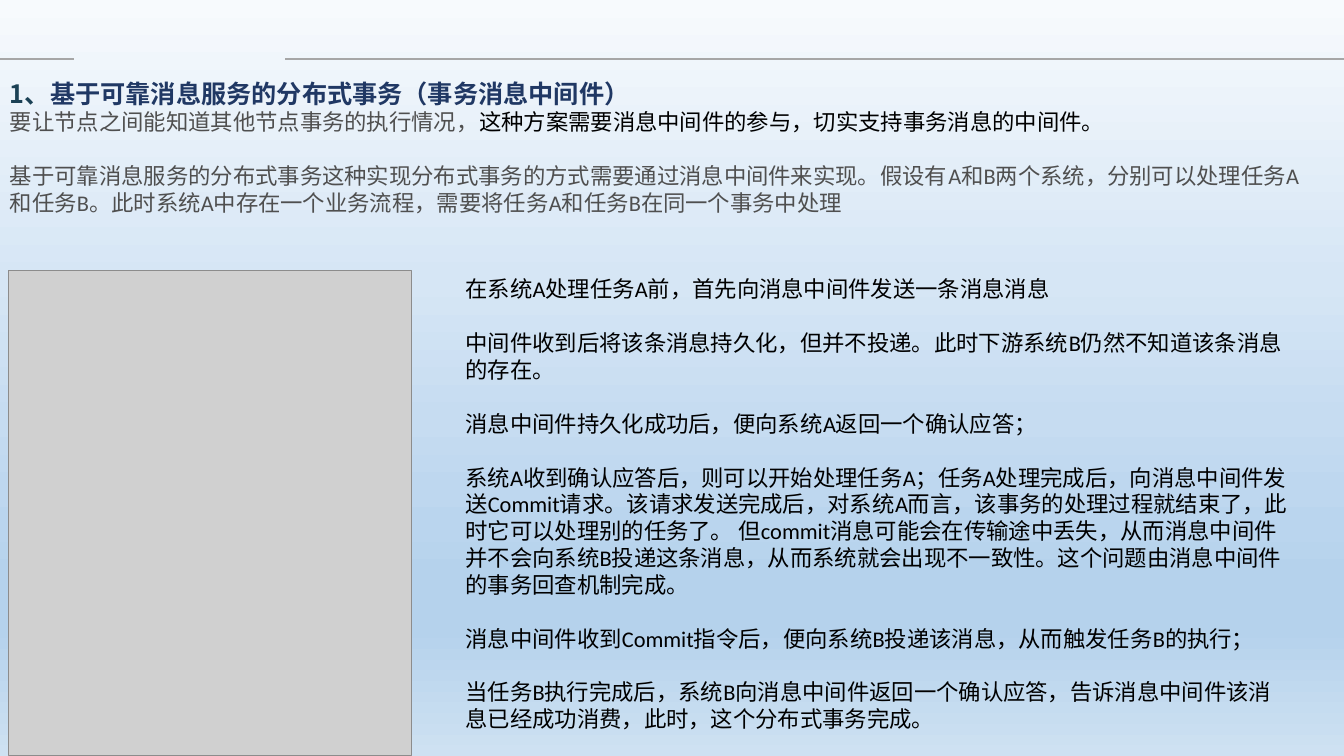
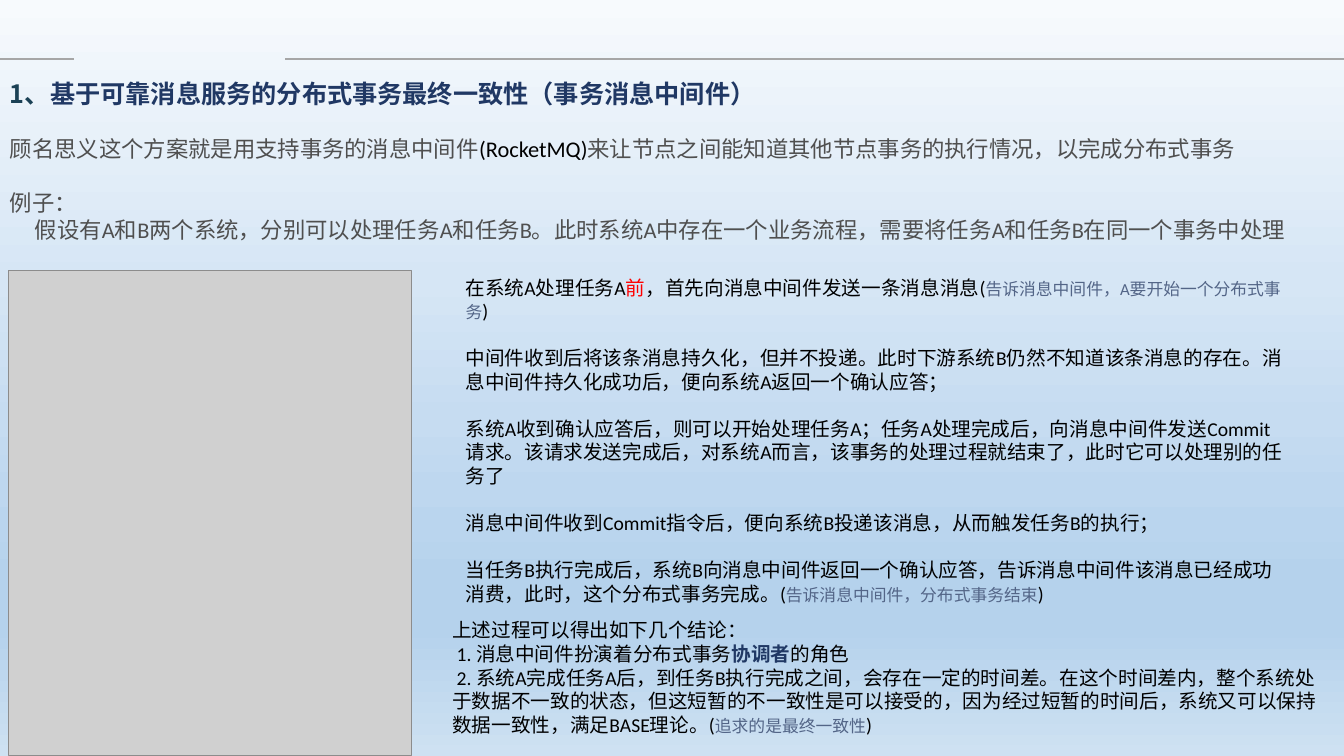
Before and after one commit to Heffie199/zhao_Note, a slide deck: slide 4 of 分布式事务的解决方案 .pptx. Drawn at 1344x756 pixels with LibreOffice and Linux fonts; fonts in the diff are those of the drawing; grey boxes stand for pictures; background and template pictures are left out. Boxes give left, top, right and bottom in pixels: in the first picture for what was removed or moved away, otherwise in the second. Text is boxed around its words. In the diff, an @@ line names an element or a change of style, - is before the commit and + after.

```diff
--- a/分布式事务的解决方案 .pptx
+++ b/分布式事务的解决方案 .pptx
@@ text at [10,81,1285,240]: text changed @@
-1、基于可靠消息服务的分布式事务（事务消息中间件）
-要让节点之间能知道其他节点事务的执行情况，这种方案需要消息中间件的参与，切实支持事务消息的中间件。
-基于可靠消息服务的分布式事务这种实现分布式事务的方式需要通过消息中间件来实现。假设有A和B两个系统，分别可以处理任务A和任务B。此时系统A中存在一个业务流程，需要将任务A和任务B在同一个事务中处理
+1、基于可靠消息服务的分布式事务最终一致性（事务消息中间件）
+顾名思义这个方案就是用支持事务的消息中间件(RocketMQ)来让节点之间能知道其他节点事务的执行情况，以完成分布式事务
+例子：
+假设有A和B两个系统，分别可以处理任务A和任务B。此时系统A中存在一个业务流程，需要将任务A和任务B在同一个事务中处理
@@ text at [466,278,1283,485]: text changed; size 16 to 14 pt @@
-在系统A处理任务A前，首先向消息中间件发送一条消息消息
-中间件收到后将该条消息持久化，但并不投递。此时下游系统B仍然不知道该条消息的存在。
-消息中间件持久化成功后，便向系统A返回一个确认应答；
-系统A收到确认应答后，则可以开始处理任务A；任务A处理完成后，向消息中间件发送Commit请求。该请求发送完成后，对系统A而言，该事务的处理过程就结束了，此时它可以处理别的任务了。 但commit消息可能会在传输途中丢失，从而消息中间件并不会向系统B投递这条消息，从而系统就会出现不一致性。这个问题由消息中间件的事务回查机制完成。
+在系统A处理任务A前，首先向消息中间件发送一条消息消息(告诉消息中间件，A要开始一个分布式事务)
+中间件收到后将该条消息持久化，但并不投递。此时下游系统B仍然不知道该条消息的存在。消息中间件持久化成功后，便向系统A返回一个确认应答；
+系统A收到确认应答后，则可以开始处理任务A；任务A处理完成后，向消息中间件发送Commit请求。该请求发送完成后，对系统A而言，该事务的处理过程就结束了，此时它可以处理别的任务了
@@ text at [466,513,1160,533]: size 16 to 14 pt in "消息中间件收到Commit指令后，便向系统B投递该消息，从而触发任务B的执行；" @@
@@ text at [466,560,1273,604]: text changed; size 16 to 14 pt @@
-当任务B执行完成后，系统B向消息中间件返回一个确认应答，告诉消息中间件该消息已经成功消费，此时，这个分布式事务完成。
+当任务B执行完成后，系统B向消息中间件返回一个确认应答，告诉消息中间件该消息已经成功消费，此时，这个分布式事务完成。(告诉消息中间件，分布式事务结束)
@@ text added at [452,620,1316,735], 14 pt, text #000000 @@
+上述过程可以得出如下几个结论：
+1. 消息中间件扮演着分布式事务协调者的角色
+2. 系统A完成任务A后，到任务B执行完成之间，会存在一定的时间差。在这个时间差内，整个系统处于数据不一致的状态，但这短暂的不一致性是可以接受的，因为经过短暂的时间后，系统又可以保持数据一致性，满足BASE理论。(追求的是最终一致性)
```
Also in this commit, not shown: 4 other slides changed, 3 slides removed.
